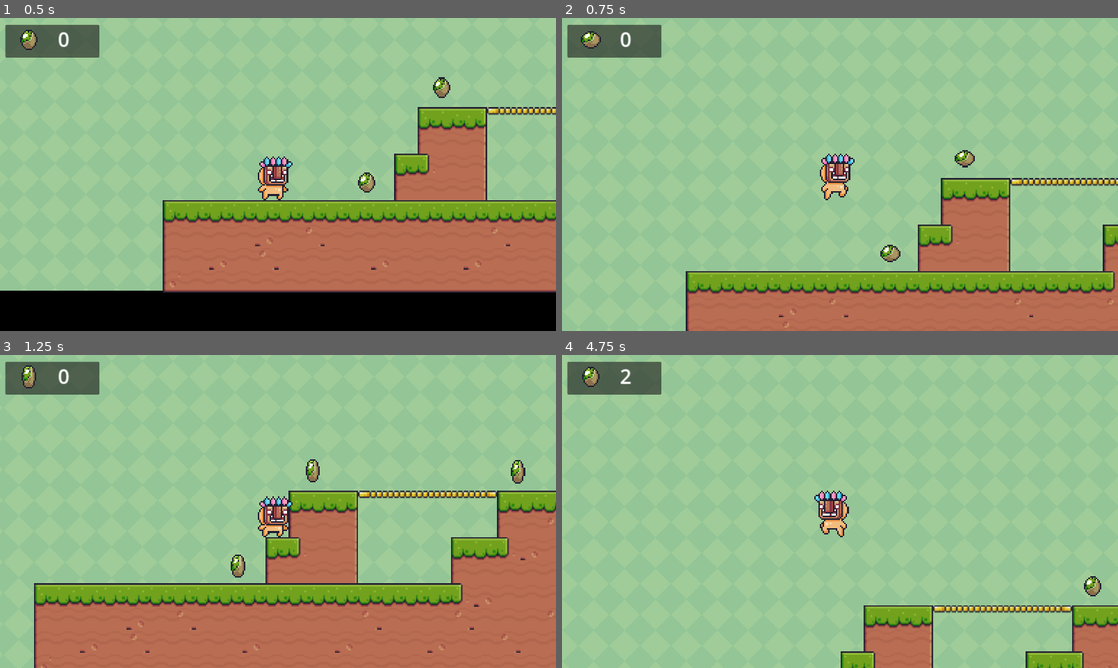
Above: before the commit, frames 1-4 (two rows, left to right).
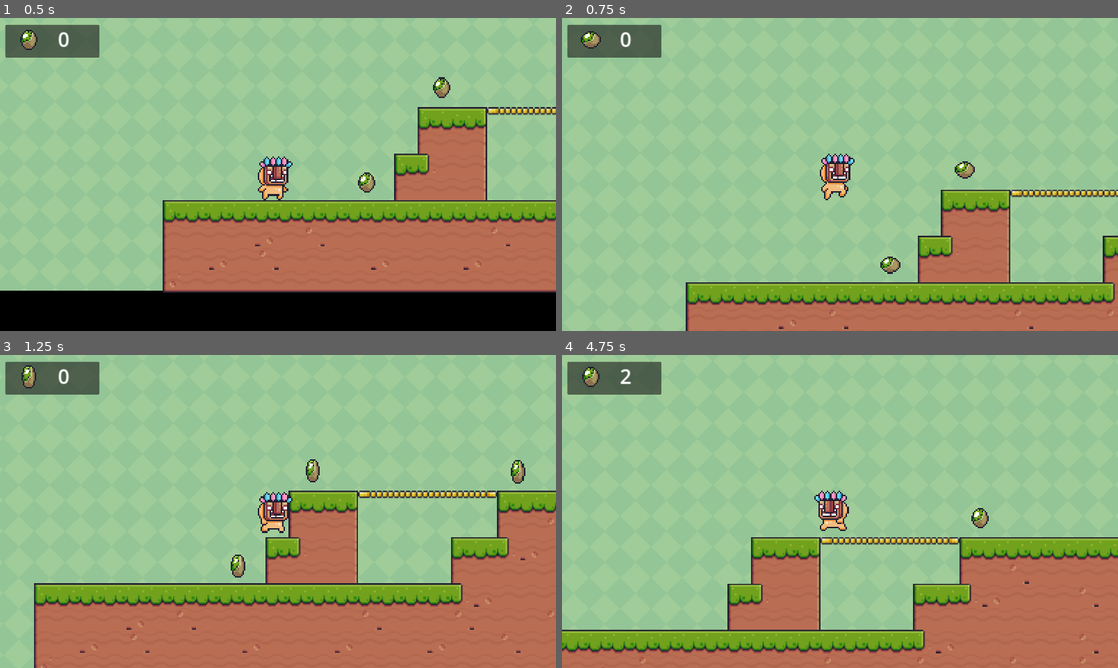
Above: after the commit, the same moments.

Repository: daoik/2D-Platformer
Game: Godot game, scene res://main.tscn
Two runs of this game, one before a commit and one after it. Both use one fixed random seed, a clock stepped at 60 frames per second and the inputs below.
Inputs:
- Up to frame 1 (0.5 s): no input
- Up to frame 2 (0.75 s): tap Enter (ui_accept) at 0.5 s; hold Right (ui_right) from 0.53 s (still down)
- Up to frame 3 (1.25 s): keep holding Right (ui_right); tap Space (jump) at 0.77 s
- Up to frame 4 (4.75 s): tap Space (jump) at 1.52, 3.02, 3.77, 4.52 s; release Right (ui_right) at 2.03 s; hold Left (ui_left) 2.03-2.78 s; hold Right (ui_right) 2.78-4.28 s; hold Left (ui_left) from 4.28 s (still down)

Frame 1 is identical in both runs. In frame 2, 11% of the frame differs, in the area x 22-100%, y 42-100%; in frame 3, 0.5%; in frame 4, 26%, in the area x 0-100%, y 48-100%.

Commit message:
tweaks

Diff:
--- a/main.tscn
+++ b/main.tscn
@@ -509,7 +509,7 @@
 position = Vector2(2262, 485)
 
 [node name="Collectible7" parent="." instance=ExtResource("5_q1cn3")]
-position = Vector2(2210, 418)
+position = Vector2(2216, 421)
 
 [node name="Collectible8" parent="." instance=ExtResource("5_q1cn3")]
 position = Vector2(2315, 423)
--- a/tikiman.gd
+++ b/tikiman.gd
@@ -2,7 +2,7 @@
 
 
 const SPEED = 400.0
-const JUMP_VELOCITY = -900.0
+const JUMP_VELOCITY = -1000.0
 @onready var sprite_2d = $Sprite2D
 
 
@@ -35,5 +35,4 @@
 
 	move_and_slide()
 
-	var isLeft =velocity.x<0
-	sprite_2d.flip_h = isLeft
+	sprite_2d.flip_h = velocity.x<0
